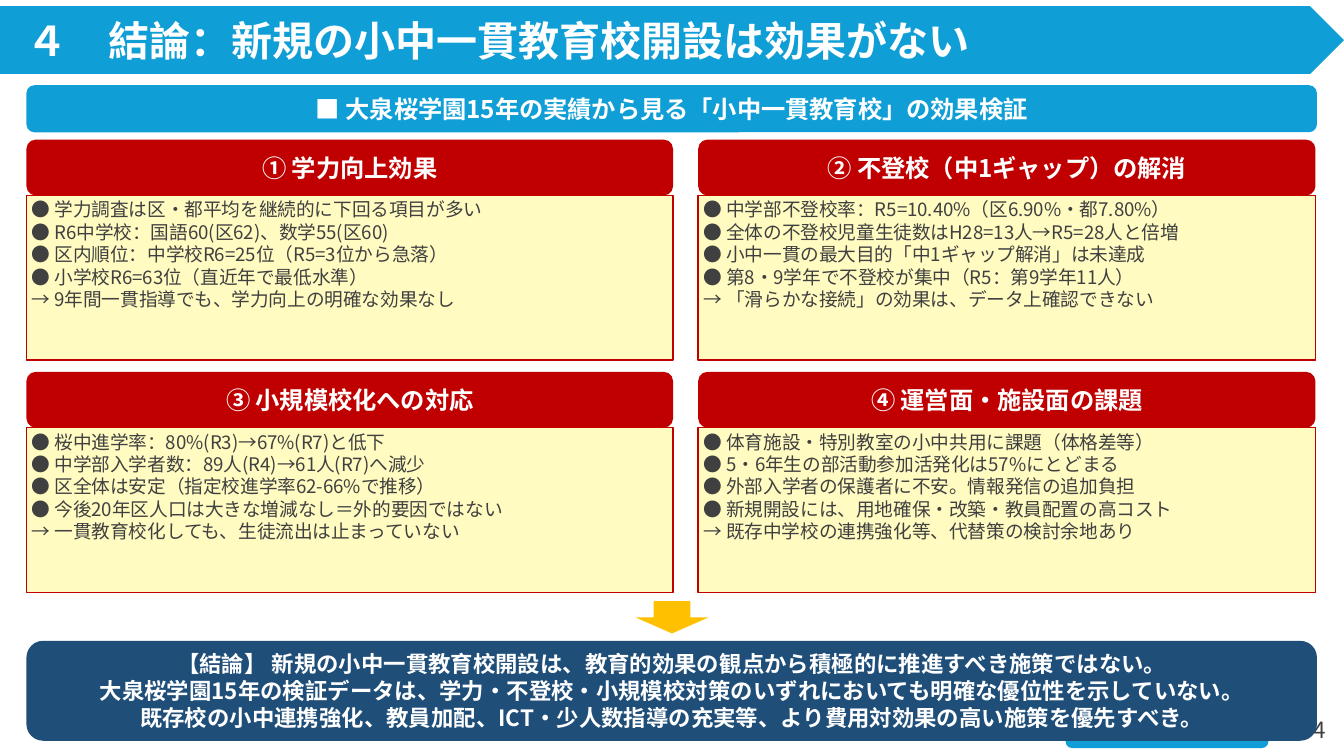
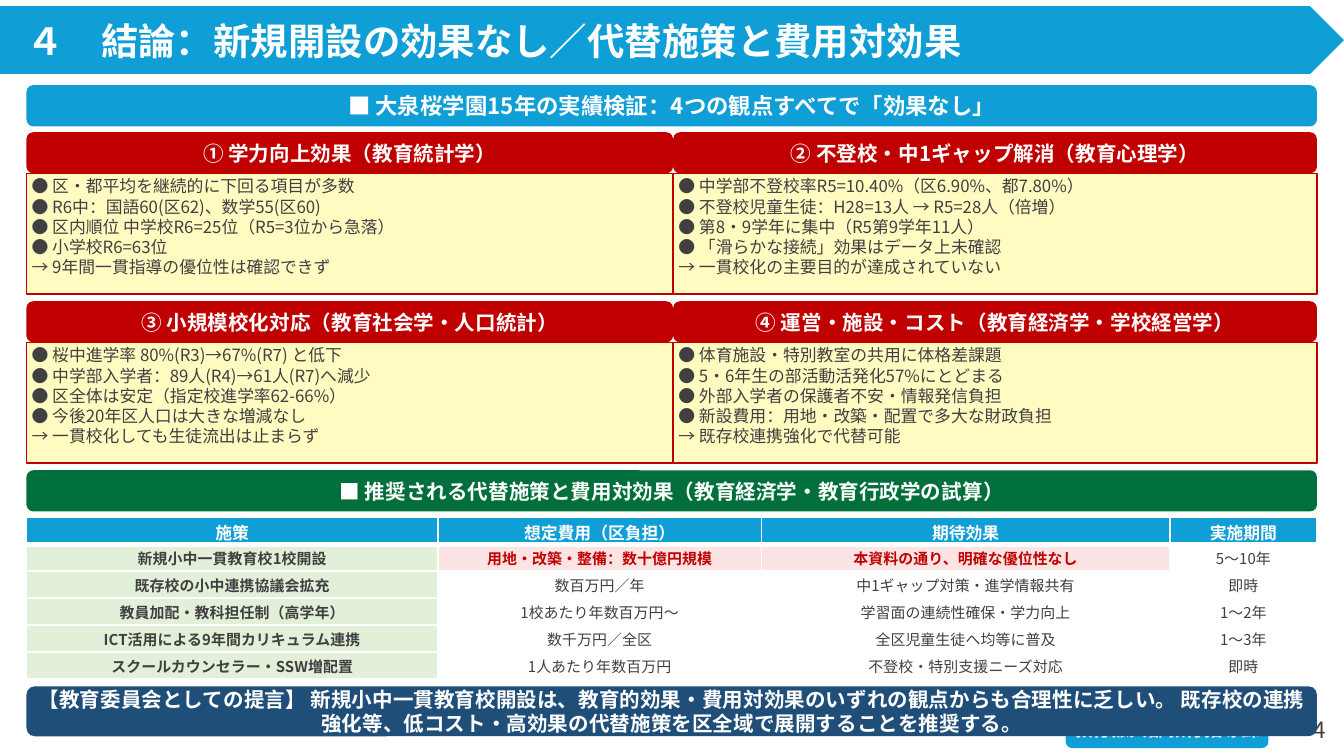
Before and after one commit to contynet730-star/con30, a slide deck: slide 5 of output/小中一貫教育（大泉桜学園）_改良版.pptx. Drawn at 1344x756 pixels with LibreOffice and Linux fonts; fonts in the diff are those of the drawing. Boxes give left, top, right and bottom in pixels: in the first picture for what was removed or moved away, otherwise in the second. Text is boxed around its words. In the diff, an @@ line names an element or a change of style, - is before the commit and + after.

```diff
--- a/output/小中一貫教育（大泉桜学園）_改良版.pptx
+++ b/output/小中一貫教育（大泉桜学園）_改良版.pptx
@@ text in pentagon arrow at (26, 23, 961, 59): text changed; size 22 to 20 pt @@
-４ 結論：新規の小中一貫教育校開設は効果がない
+４ 結論：新規開設の効果なし／代替施策と費用対効果
@@ rounded rectangle "■ 大泉桜学園15年の実績検証：4つの観点すべてで「効果なし」": place and size @@
-rounded rectangle "■ 大泉桜学園15年の実績検証：4つの観点すべてで「効果なし」" at (27, 85, 1317, 132)
+rounded rectangle "■ 大泉桜学園15年の実績検証：4つの観点すべてで「効果なし」" at (27, 85, 1317, 126)
@@ text in rounded rectangle at (376, 95, 995, 116): text changed; size 13 to 12 pt @@
-■ 大泉桜学園15年の実績から見る「小中一貫教育校」の効果検証
+■ 大泉桜学園15年の実績検証：4つの観点すべてで「効果なし」
@@ rounded rectangle "① 学力向上効果（教育統計学）": place and size @@
-rounded rectangle "① 学力向上効果（教育統計学）" at (27, 140, 673, 196)
+rounded rectangle "① 学力向上効果（教育統計学）" at (27, 132, 673, 173)
@@ text in rounded rectangle at (203, 143, 496, 163): text changed; size 13 to 11 pt @@
-① 学力向上効果
+① 学力向上効果（教育統計学）
@@ rounded rectangle "② 不登校・中1ギャップ解消（教育心理学）": place and size @@
-rounded rectangle "② 不登校・中1ギャップ解消（教育心理学）" at (698, 140, 1314, 196)
+rounded rectangle "② 不登校・中1ギャップ解消（教育心理学）" at (673, 132, 1317, 173)
@@ text in rounded rectangle at (791, 143, 1199, 163): text changed; size 13 to 11 pt @@
-② 不登校（中1ギャップ）の解消
+② 不登校・中1ギャップ解消（教育心理学）
@@ rectangle "● 区・都平均を継続的に下回る項目が多数": place and size @@
-rectangle "● 区・都平均を継続的に下回る項目が多数" at (27, 195, 673, 359)
+rectangle "● 区・都平均を継続的に下回る項目が多数" at (27, 173, 673, 294)
@@ text in rectangle at (52, 178, 394, 275): text changed; size 10 to 9 pt @@
-● 学力調査は区・都平均を継続的に下回る項目が多い
-● R6中学校：国語60(区62)、数学55(区60)
-● 区内順位：中学校R6=25位（R5=3位から急落）
-● 小学校R6=63位（直近年で最低水準）
-→ 9年間一貫指導でも、学力向上の明確な効果なし
+● 区・都平均を継続的に下回る項目が多数
+● R6中：国語60(区62)、数学55(区60)
+● 区内順位 中学校R6=25位（R5=3位から急落）
+● 小学校R6=63位
+→ 9年間一貫指導の優位性は確認できず
@@ rectangle "● 中学部不登校率R5=10.40%（区6.90%、都7.80%）": place and size @@
-rectangle "● 中学部不登校率R5=10.40%（区6.90%、都7.80%）" at (698, 195, 1314, 359)
+rectangle "● 中学部不登校率R5=10.40%（区6.90%、都7.80%）" at (673, 173, 1317, 294)
@@ text in rectangle at (699, 177, 1084, 275): text changed; size 10 to 9 pt @@
-● 中学部不登校率：R5=10.40%（区6.90%・都7.80%）
-● 全体の不登校児童生徒数はH28=13人→R5=28人と倍増
-● 小中一貫の最大目的「中1ギャップ解消」は未達成
-● 第8・9学年で不登校が集中（R5：第9学年11人）
-→ 「滑らかな接続」の効果は、データ上確認できない
+● 中学部不登校率R5=10.40%（区6.90%、都7.80%）
+● 不登校児童生徒：H28=13人 → R5=28人（倍増）
+● 第8・9学年に集中（R5第9学年11人）
+● 「滑らかな接続」効果はデータ上未確認
+→ 一貫校化の主要目的が達成されていない
@@ rounded rectangle "③ 小規模校化対応（教育社会学・人口統計）": place and size @@
-rounded rectangle "③ 小規模校化対応（教育社会学・人口統計）" at (27, 372, 673, 429)
+rounded rectangle "③ 小規模校化対応（教育社会学・人口統計）" at (27, 301, 673, 343)
@@ text in rounded rectangle at (141, 312, 558, 332): text changed; size 13 to 11 pt @@
-③ 小規模校化への対応
+③ 小規模校化対応（教育社会学・人口統計）
@@ rounded rectangle "④ 運営・施設・コスト（教育経済学・学校経営学）": place and size @@
-rounded rectangle "④ 運営・施設・コスト（教育経済学・学校経営学）" at (698, 372, 1314, 429)
+rounded rectangle "④ 運営・施設・コスト（教育経済学・学校経営学）" at (673, 301, 1317, 343)
@@ text in rounded rectangle at (756, 312, 1234, 332): text changed; size 13 to 11 pt @@
-④ 運営面・施設面の課題
+④ 運営・施設・コスト（教育経済学・学校経営学）
@@ rectangle "● 桜中進学率 80%(R3)→67%(R7) と低下": place and size @@
-rectangle "● 桜中進学率 80%(R3)→67%(R7) と低下" at (27, 427, 673, 591)
+rectangle "● 桜中進学率 80%(R3)→67%(R7) と低下" at (27, 343, 673, 464)
@@ text in rectangle at (52, 347, 370, 444): text changed; size 10 to 9 pt @@
-● 桜中進学率：80%(R3)→67%(R7)と低下
-● 中学部入学者数：89人(R4)→61人(R7)へ減少
-● 区全体は安定（指定校進学率62-66%で推移）
-● 今後20年区人口は大きな増減なし＝外的要因ではない
-→ 一貫教育校化しても、生徒流出は止まっていない
+● 桜中進学率 80%(R3)→67%(R7) と低下
+● 中学部入学者：89人(R4)→61人(R7)へ減少
+● 区全体は安定（指定校進学率62-66%）
+● 今後20年区人口は大きな増減なし
+→ 一貫校化しても生徒流出は止まらず
@@ rectangle "● 体育施設・特別教室の共用に体格差課題": place and size @@
-rectangle "● 体育施設・特別教室の共用に体格差課題" at (698, 427, 1314, 591)
+rectangle "● 体育施設・特別教室の共用に体格差課題" at (673, 343, 1317, 464)
@@ text in rectangle at (699, 347, 1052, 444): text changed; size 10 to 9 pt @@
-● 体育施設・特別教室の小中共用に課題（体格差等）
-● 5・6年生の部活動参加活発化は57%にとどまる
-● 外部入学者の保護者に不安。情報発信の追加負担
-● 新規開設には、用地確保・改築・教員配置の高コスト
-→ 既存中学校の連携強化等、代替策の検討余地あり
+● 体育施設・特別教室の共用に体格差課題
+● 5・6年生の部活動活発化57%にとどまる
+● 外部入学者の保護者不安・情報発信負担
+● 新設費用：用地・改築・配置で多大な財政負担
+→ 既存校連携強化で代替可能
@@ rounded rectangle added at (27, 470, 1317, 512), fill #006F3C, 11 pt, text #FFFFFF, bold @@
+■ 推奨される代替施策と費用対効果（教育経済学・教育行政学の試算）
@@ table added at (27, 517, 1317, 679), 6 rows, 4 columns @@
+施策 | 想定費用（区負担） | 期待効果 | 実施期間
+新規小中一貫教育校1校開設 | 用地・改築・整備：数十億円規模 | 本資料の通り、明確な優位性なし | 5～10年
+既存校の小中連携協議会拡充 | 数百万円／年 | 中1ギャップ対策・進学情報共有 | 即時
+教員加配・教科担任制（高学年） | 1校あたり年数百万円～ | 学習面の連続性確保・学力向上 | 1～2年
+ICT活用による9年間カリキュラム連携 | 数千万円／全区 | 全区児童生徒へ均等に普及 | 1～3年
+スクールカウンセラー・SSW増配置 | 1人あたり年数百万円 | 不登校・特別支援ニーズ対応 | 即時
@@ down arrow removed at (636, 601, 710, 633) @@
@@ rounded rectangle "【教育委員会としての提言】 新規小中一貫教育校開設は、教育的効果・費用対効果のいずれの観点からも合理性に乏しい。 既存校 ...": place and size @@
-rounded rectangle "【教育委員会としての提言】 新規小中一貫教育校開設は、教育的効果・費用対効果のいずれの観点からも合理性に乏しい。 既存校 ..." at (27, 641, 1317, 741)
+rounded rectangle "【教育委員会としての提言】 新規小中一貫教育校開設は、教育的効果・費用対効果のいずれの観点からも合理性に乏しい。 既存校 ..." at (27, 687, 1317, 737)
@@ text in rounded rectangle at (39, 686, 1305, 737): text changed; size 12 to 11 pt @@
-【結論】 新規の小中一貫教育校開設は、教育的効果の観点から積極的に推進すべき施策ではない。
-大泉桜学園15年の検証データは、学力・不登校・小規模校対策のいずれにおいても明確な優位性を示していない。
-既存校の小中連携強化、教員加配、ICT・少人数指導の充実等、より費用対効果の高い施策を優先すべき。
+【教育委員会としての提言】 新規小中一貫教育校開設は、教育的効果・費用対効果のいずれの観点からも合理性に乏しい。 既存校の連携強化等、低コスト・高効果の代替施策を区全域で展開することを推奨する。
```
Also in this commit, not shown: 3 other slides changed, 1 other file.
